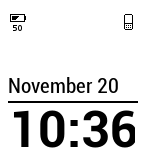
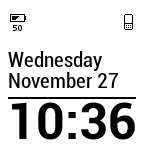
Two versions of the same layered image (144 x 168). Layer-by-layer changes:
added layer "Новый слой" above "10:36" over [8, 97, 136, 99]
painted on "10:36" over [11, 102, 135, 148]
added layer "Wednesday" above "November 27" over [8, 51, 102, 71]
renamed "November 20" to "November 27", painted on it over [9, 72, 118, 93]
painted on "Фон" over [8, 101, 138, 103]
